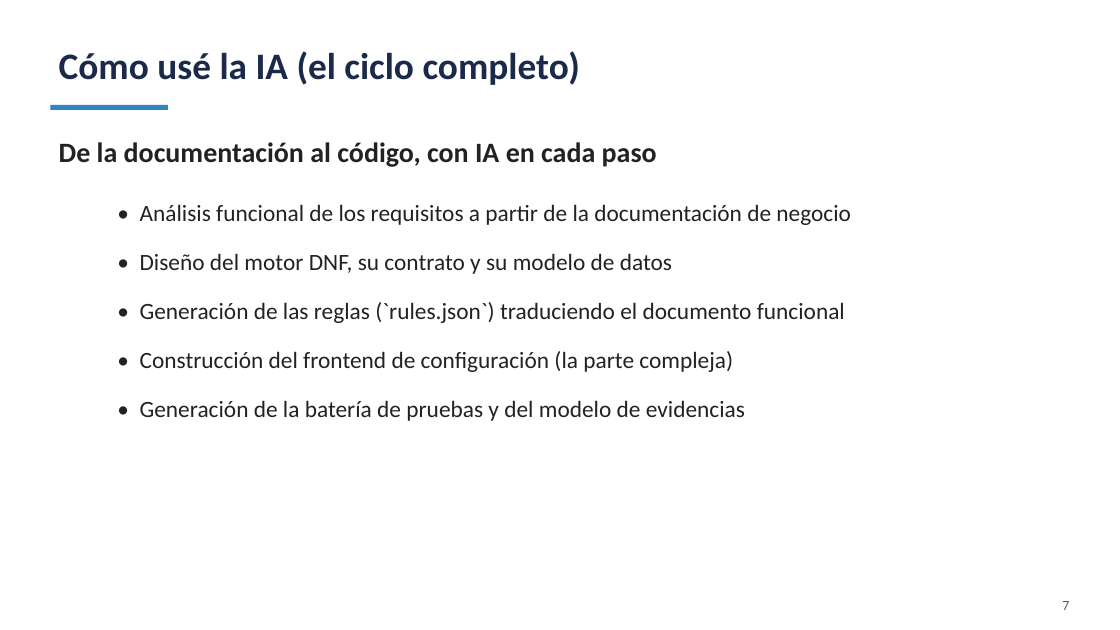
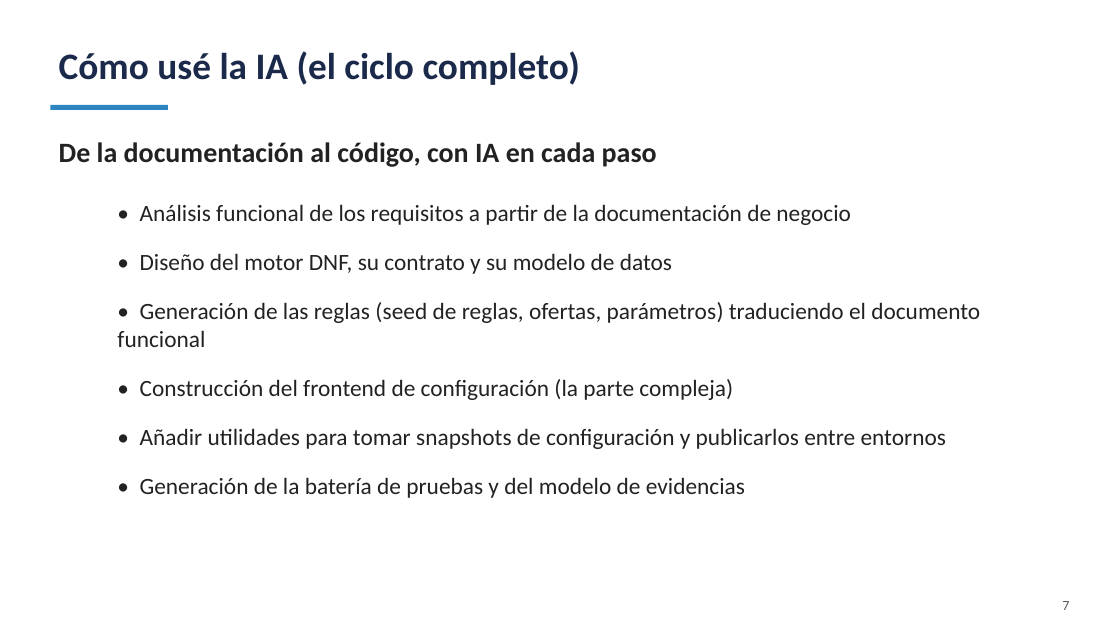
Before and after one commit to jbroceno/rule_engine, a slide deck: slide 7 of docs/PRESENTACION-SLIDES.pptx. Drawn at 1120x630 pixels with LibreOffice and Linux fonts; fonts in the diff are those of the drawing. Boxes give left, top, right and bottom in pixels: in the first picture for what was removed or moved away, otherwise in the second. Text is boxed around its words. In the diff, an @@ line names an element or a change of style, - is before the commit and + after.

```diff
--- a/docs/PRESENTACION-SLIDES.pptx
+++ b/docs/PRESENTACION-SLIDES.pptx
@@ text at bbox=[117, 302, 980, 347]: text changed @@
-• Generación de las reglas (`rules.json`) traduciendo el documento funcional
+• Generación de las reglas (seed de reglas, ofertas, parámetros) traduciendo el documento funcional
@@ text at bbox=[140, 428, 946, 449]: paragraph added @@
+• Añadir utilidades para tomar snapshots de configuración y publicarlos entre entornos
```
Also in this commit, not shown: 8 other slides changed, 3 other files.
